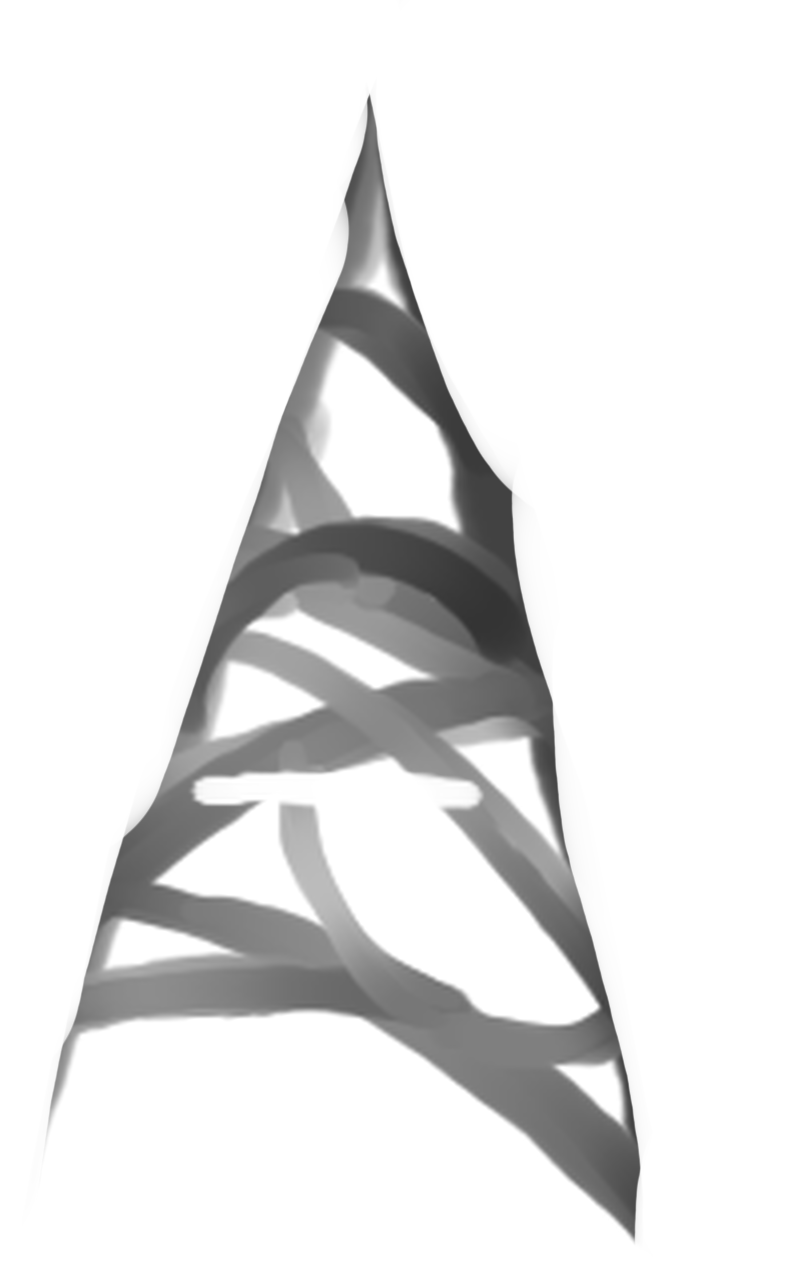
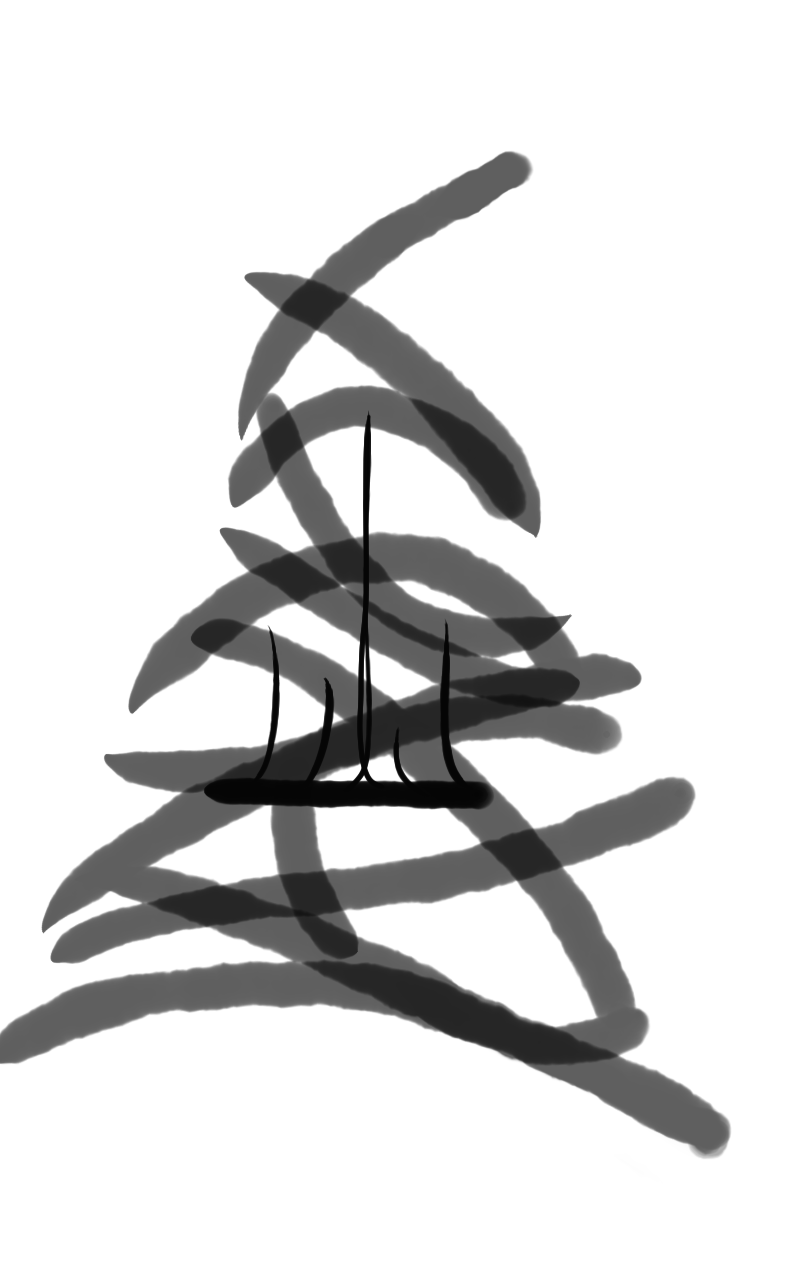
Comparing the layer stacks of the two w=799, h=1281 images. Changes:
added layer "pllatf" above "constr" over [203, 776, 495, 810]
added layer "constr" above "レイヤー7" over [247, 410, 474, 798]
added layer "レイヤー7" (64%) above "レイヤー8" over [41, 271, 732, 1185]
added layer "レイヤー8" (64%) above "レイヤー9" over [0, 150, 651, 1067]
added layer "レイヤー9" (64%) above "rough" over [50, 384, 697, 964]
hid group "rough" (2 layers), opacity 100% → 56% over [22, 0, 653, 1246]
painted on "geteken" over [48, 359, 604, 1213]
